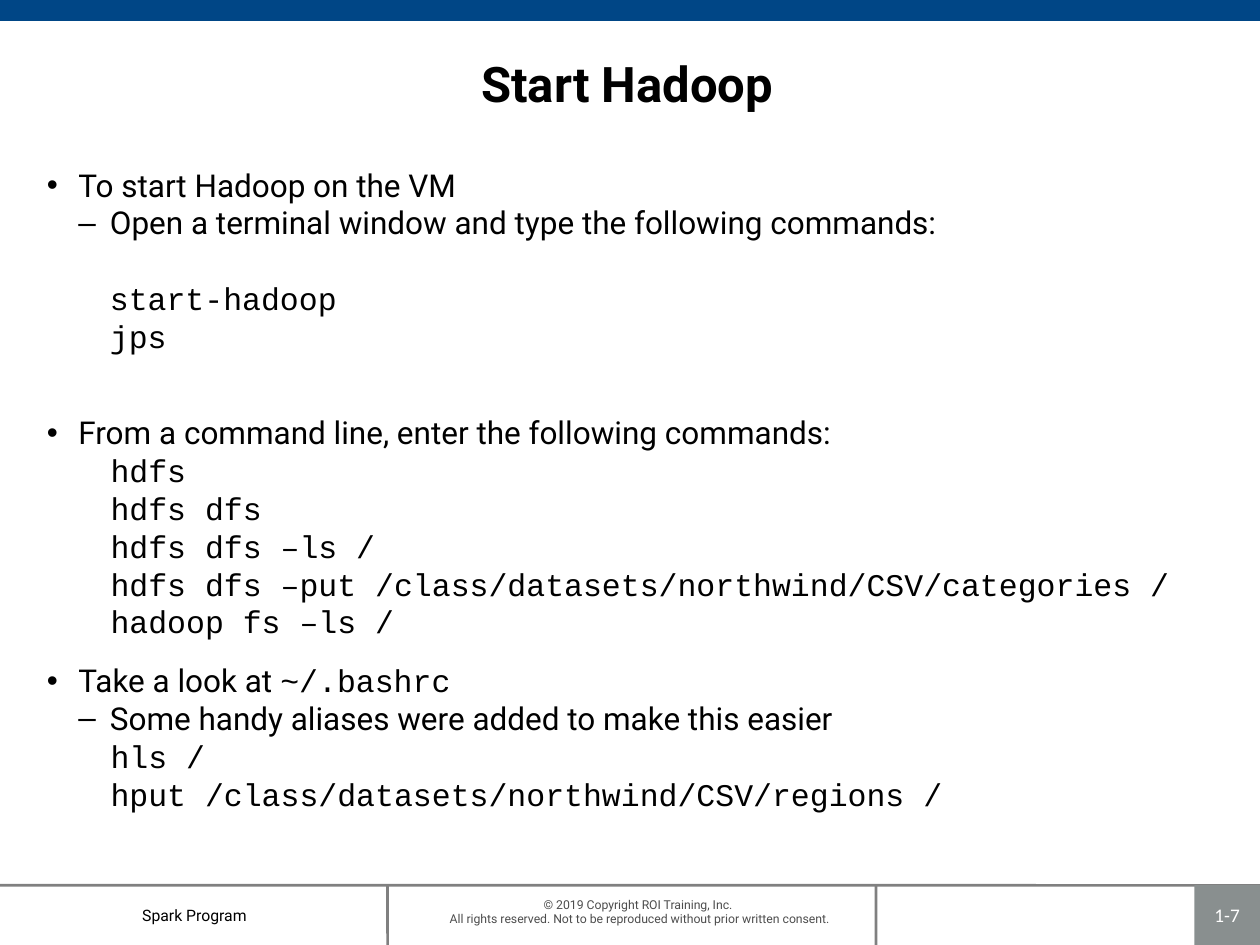
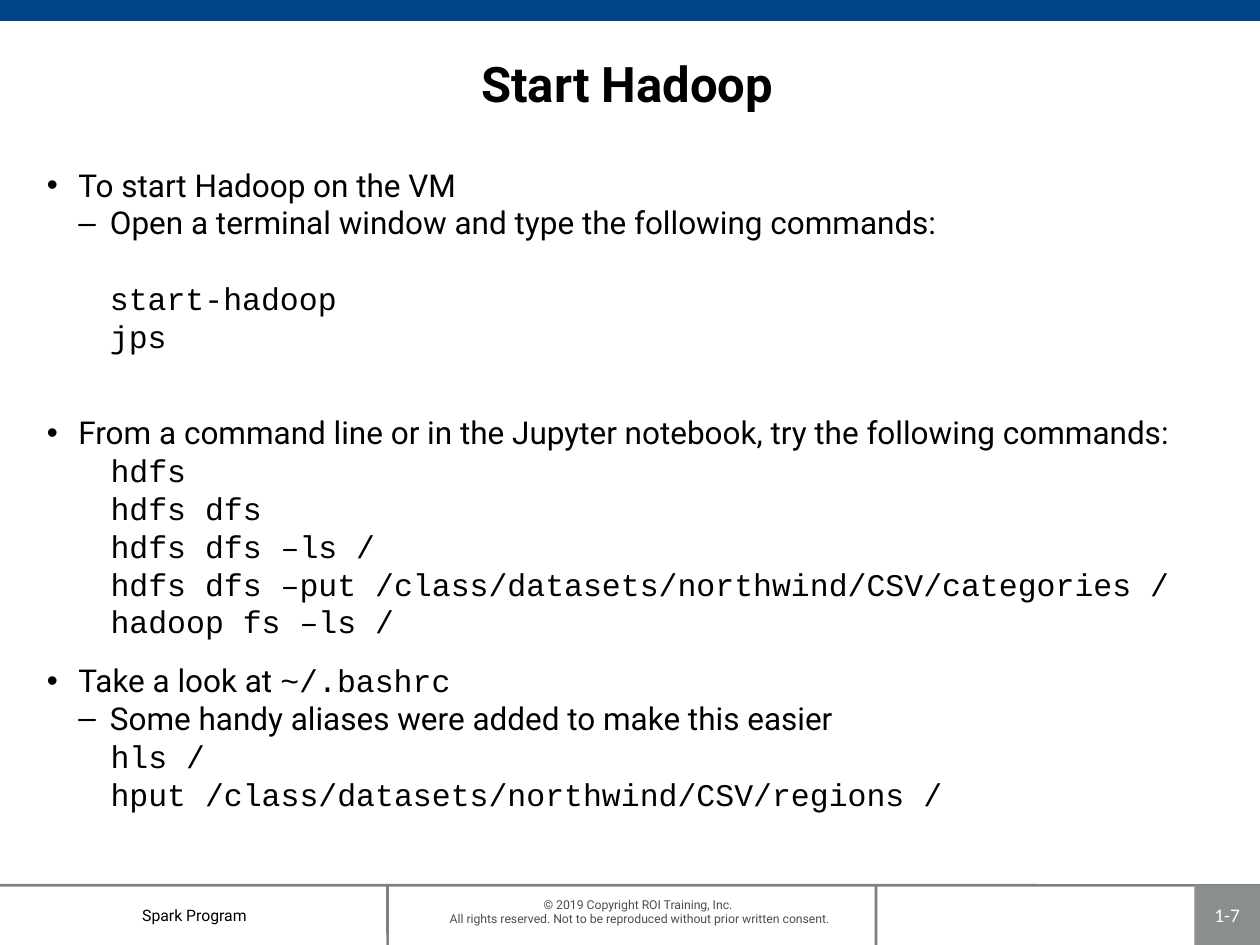
Before and after one commit to roitraining/SparkProgram, a slide deck: slide 7 of Day1/Day1_IntroToSpark.pptx. Drawn at 1260x945 pixels with LibreOffice and Linux fonts; fonts in the diff are those of the drawing; background and template pictures are left out. Boxes give left, top, right and bottom in pixels: in the first picture for what was removed or moved away, otherwise in the second. Text is boxed around its words. In the diff, an @@ line names an element or a change of style, - is before the commit and + after.

```diff
--- a/Day1/Day1_IntroToSpark.pptx
+++ b/Day1/Day1_IntroToSpark.pptx
@@ text at (x1=78, y1=420, x2=1169, y2=451): text changed @@
-• From a command line, enter the following commands:
+• From a command line or in the Jupyter notebook, try the following commands:
```
Also in this commit, not shown: 10 other slides changed, 1 slide added.
